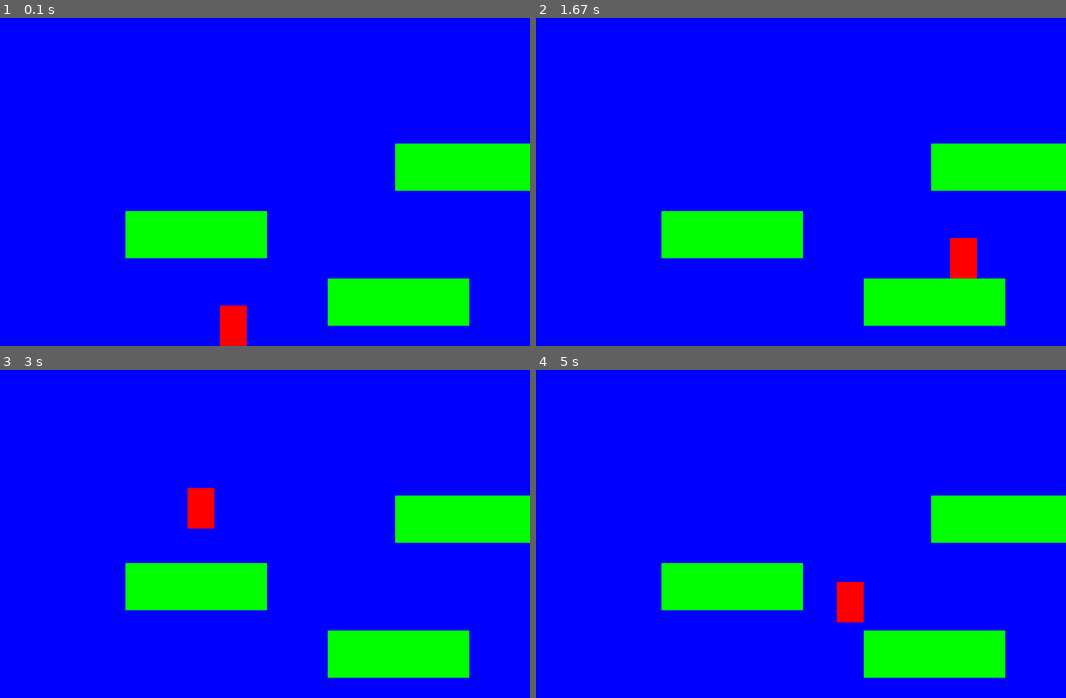
Above: before the commit, frames 1-4 (two rows, left to right).
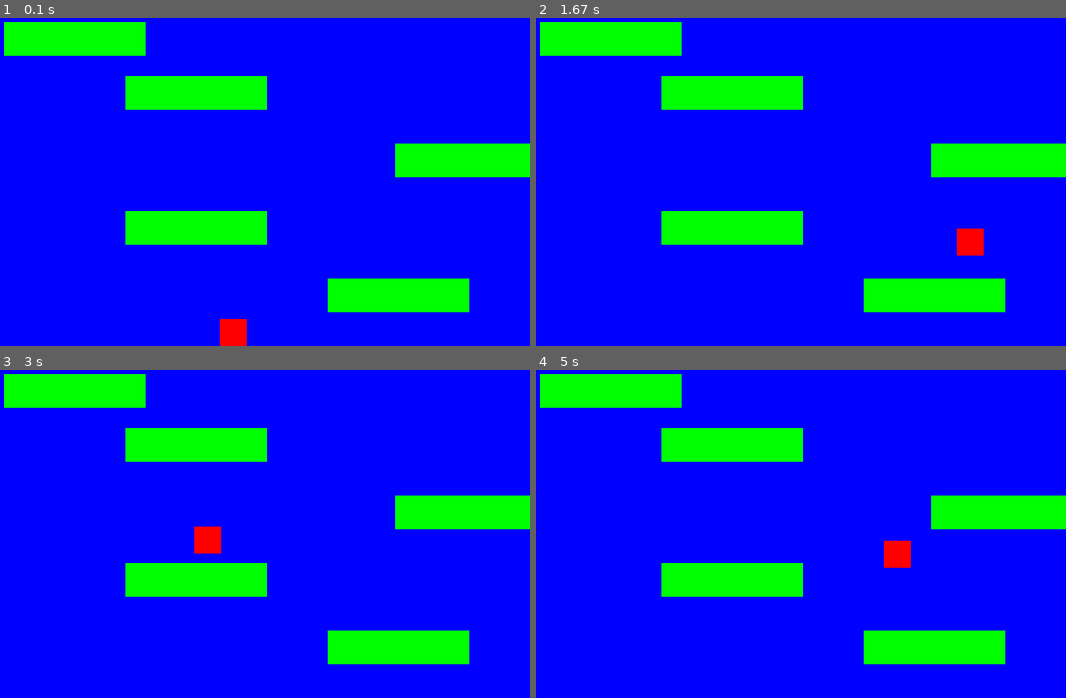
Above: after the commit, the same moments.

Repository: mindheist/pygame_examples
Game: pygame game, started from platformer_basic.py
Same seed, same stepped clock (60 frames per second), same inputs: the game is played once before the commit and once after it.
Inputs:
- Up to frame 1 (0.1 s): no input
- Up to frame 2 (1.67 s): hold Right 0.33-0.8 s; hold Up 0.83-1.13 s; hold Right 1.17-1.63 s
- Up to frame 3 (3 s): hold Left 1.67-2.2 s; hold Left 2.23-2.63 s; hold Up from 2.67 s (still down)
- Up to frame 4 (5 s): release Up at 3.03 s; hold Right 3.07-3.7 s; hold Left 3.73-4.2 s; hold Right 4.23-4.7 s; hold Up from 4.73 s (still down)

The runs differ from the first frame. In frame 1, 9.0% of the frame differs, in the area x 0-100%, y 1-94%; in frame 2, 9.4%; in frame 3, 9.7%; in frame 4, 9.8%.

Commit message:
+ Final Skeleton with One Level

Diff:
--- a/platformer_basic.py
+++ b/platformer_basic.py
@@ -1,5 +1,13 @@
-
-
+#== http://www.sears.com/nintendo-boy-s-graphic-t-shirt-pikachu/p-040VA71179812P
+#== https://www.youtube.com/watch?v=bMt47wvK6u0
+#== http://higherorderfun.com/blog/
+#== http://openbookproject.net/thinkcs/python/english3e/index.html
+#== http://programarcadegames.com/python_examples/show_file.php?file=platform_jumper.py
+
+#== http://www.gilt.com/look/?s_id=dfbd312e324f9b33b4bf6f027246d5f6f00593524b58da205ebd56e79f1f2b67_0_1033759382&utm_source=gilt&utm_medium=email
+#== &utm_campaign=visitrec_09302014&lk=1004479233amlf7dym7ltrdg326aq9d44awf9lvz
+#== Tommy Ref blog : http://supermeatboy.com/134/How_do_I_get_started_programming_games___/
+#== There is a difference in the way we need to think
 #== 1. Import the pygame library
 import pygame
 #=== 2. Define colors ,screen width and height, Clock
@@ -18,6 +26,7 @@
 #============================================================
 
 class Player (pygame.sprite.Sprite):
+
 	change_x = 0
 	change_y = 0
 # A quick change from the previous maze runner example is that ; the view has changed;
@@ -29,9 +38,9 @@
 	def __init__(self):
 		"""Call the contructor of the super class now"""
 		pygame.sprite.Sprite.__init__(self)
-		""" Draw the Player now into the surface and assign it to image"""
+#== Draw the Player now into the surface and assign it to image
 		width = 40
-		height = 60
+		height = 40
 		""" In the program , we already specify the width and height of the Player"""
 		self.image = pygame.Surface([width,height])
 		self.image.fill(RED)
@@ -65,10 +74,10 @@
 
 	def calc_gravity(self):
 
-			if self.change_y ==0:
-				self.change_y = 1
-			else:
-				self.change_y += .35
+			#if self.change_y ==0:   # This is a fix for moving platforms
+			#	self.change_y = 1
+			#else:
+			self.change_y += .35
 
 		#See if we are on the ground - Try to Understand how this works;
 
@@ -146,9 +155,11 @@
 	def  __init__(self,player):
 		Level.__init__(self,player)
 
-		level=[[210,70,500,500],
-			   [210,70,200,400],
-			   [210,70,600,300],
+		level=[[210,50,500,500],
+			   [210,50,200,400],
+			   [210,50,600,300],
+			   [210,50,20,120],
+			   [210,50,200,200]
 				]
 
 		for platform in level:
@@ -159,19 +170,21 @@
 			self.platform_list.add(block)
 
 def main():
-
+    #== Initialize pygame , set_mode for the display and set caption
 	pygame.init()
 	screen = pygame.display.set_mode([SCREEN_WIDTH,SCREEN_HEIGHT])
 	pygame.display.set_caption("Platform Jumper")
-
+    #== Create a player Object
 	player = Player()
 
+    #== Create a level list ; this will hold the levels ; right now we have only one Level
 	level_list = []
-	level_list.append(Level_01(player)) #===Why
+	level_list.append(Level_01(player))
 
 	current_level_no = 0
 	current_level = level_list[current_level_no]
 
+    #=== Creating an Active_Sprite_List that will contain the player to start off with
 	active_sprite_list = pygame.sprite.Group()
 	player.level = current_level
 
Empty file added: platform_scroller.py
